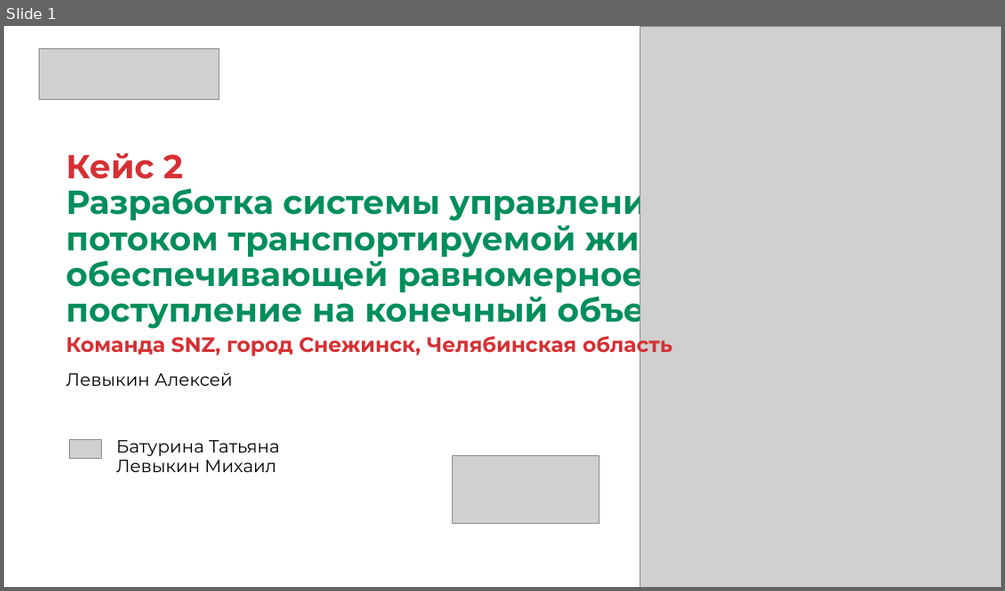
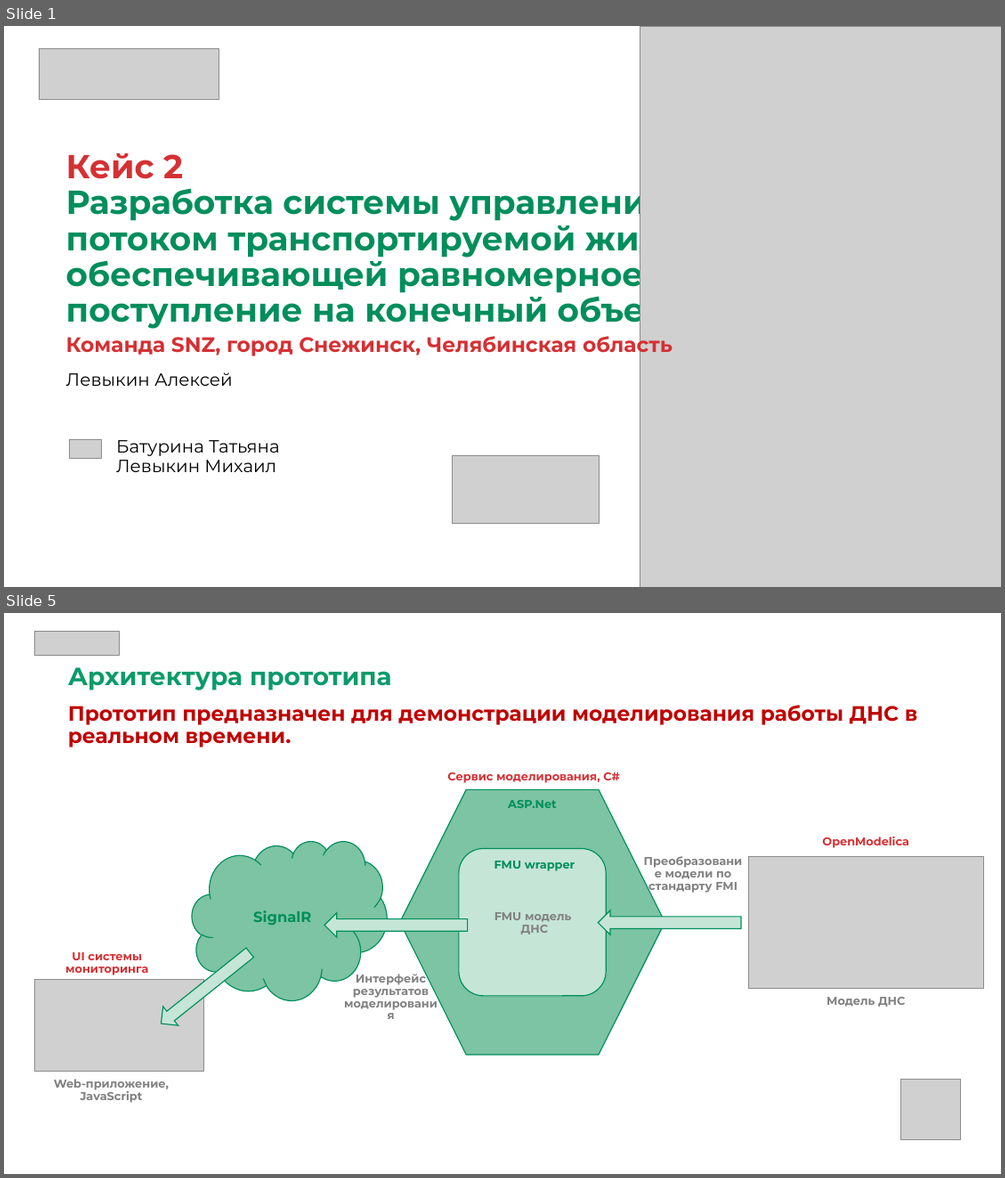
Before and after one commit to AlLevykin/techstorm, a slide deck: Презентация/Кейс2-SNZ-Левыкин.pptx. Shown one above the other, each under a label of ours: slide 1 before the commit, slides 1 and 5 after it; the slides between them are not shown. The pictures are 1005x591 and 1005x1178 pixels, drawn with LibreOffice and Linux fonts; fonts in the diff are those of the drawing; grey boxes stand for pictures. Boxes give left, top, right and bottom in pixels: in the first picture for what was removed or moved away, otherwise in the second. Text is boxed around its words. In the diff, an @@ line names an element or a change of style, - is before the commit and + after.

```diff
--- a/Презентация/Кейс2-SNZ-Левыкин.pptx
+++ b/Презентация/Кейс2-SNZ-Левыкин.pptx
@@ slide 5 added at [4, 613, 1001, 1174], background #FFFFFF @@
@@ picture added at [34, 631, 120, 656] @@
@@ text added at [68, 667, 391, 690], 24 pt, text #0A9B69, bold @@
+Архитектура прототипа
@@ text added at [68, 705, 918, 747], 20 pt, text #C00000, bold @@
+Прототип предназначен для демонстрации моделирования работы ДНС в реальном времени.
@@ text added at [447, 772, 620, 783], 11 pt, text #D53033, bold @@
+Сервис моделирования, C#
@@ hexagon added at [400, 789, 665, 1054], fill #7CC4A3, outline #008E5B 1 pt @@
@@ text added at [508, 800, 557, 808], 11 pt, text #008E5B, bold @@
+ASP.Net
@@ cloud added at [192, 841, 387, 1000], fill #7CC4A3, outline #008E5B 1 pt, 14 pt, text #008E5B, bold @@
+SignalR
@@ rounded rectangle added at [459, 849, 606, 996], fill #C5E5D7, outline #008E5B 1 pt @@
@@ text added at [822, 836, 909, 848], 11 pt, text #D53033, bold @@
+OpenModelica
@@ text added at [494, 860, 574, 871], 11 pt, text #008E5B, bold @@
+FMU wrapper
@@ text added at [648, 866, 737, 893], 11 pt, text #808080, bold @@
+Преобразование модели по стандарту FMI
@@ picture added at [749, 856, 983, 988] @@
@@ right arrow added at [324, 913, 468, 937], fill #C5E5D7, outline #008E5B 1 pt @@
@@ text added at [494, 912, 571, 934], 11 pt, text #808080, bold @@
+FMU модель
+ДНС
@@ right arrow added at [598, 910, 741, 934], fill #C5E5D7, outline #008E5B 1 pt @@
@@ text added at [65, 952, 148, 975], 11 pt, text #D53033, bold @@
+UI системы мониторинга
@@ right arrow added at [154, 943, 257, 1032], fill #C5E5D7, outline #008E5B 1 pt @@
@@ picture added at [34, 980, 204, 1071] @@
@@ text added at [353, 971, 429, 997], 11 pt, text #808080, bold @@
+Интерфейс результатов моделирования
@@ text added at [826, 997, 906, 1006], 11 pt, text #808080, bold @@
+Модель ДНС
@@ text added at [54, 1078, 169, 1103], 11 pt, text #808080, bold @@
+Web-приложение, JavaScript
@@ picture added at [900, 1079, 961, 1140] @@
```
Also in this commit, not shown: 3 slides changed, 2 other slides added, 1 slide removed, 5 other files.
